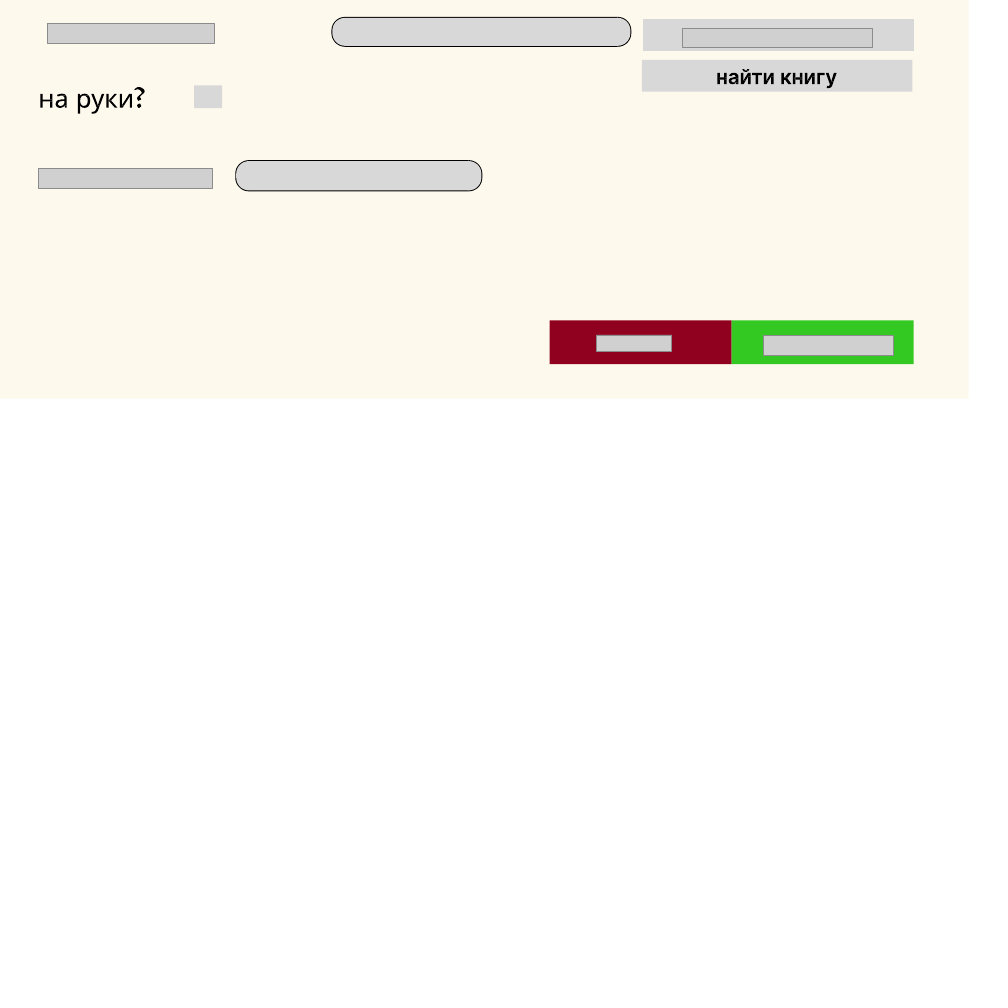
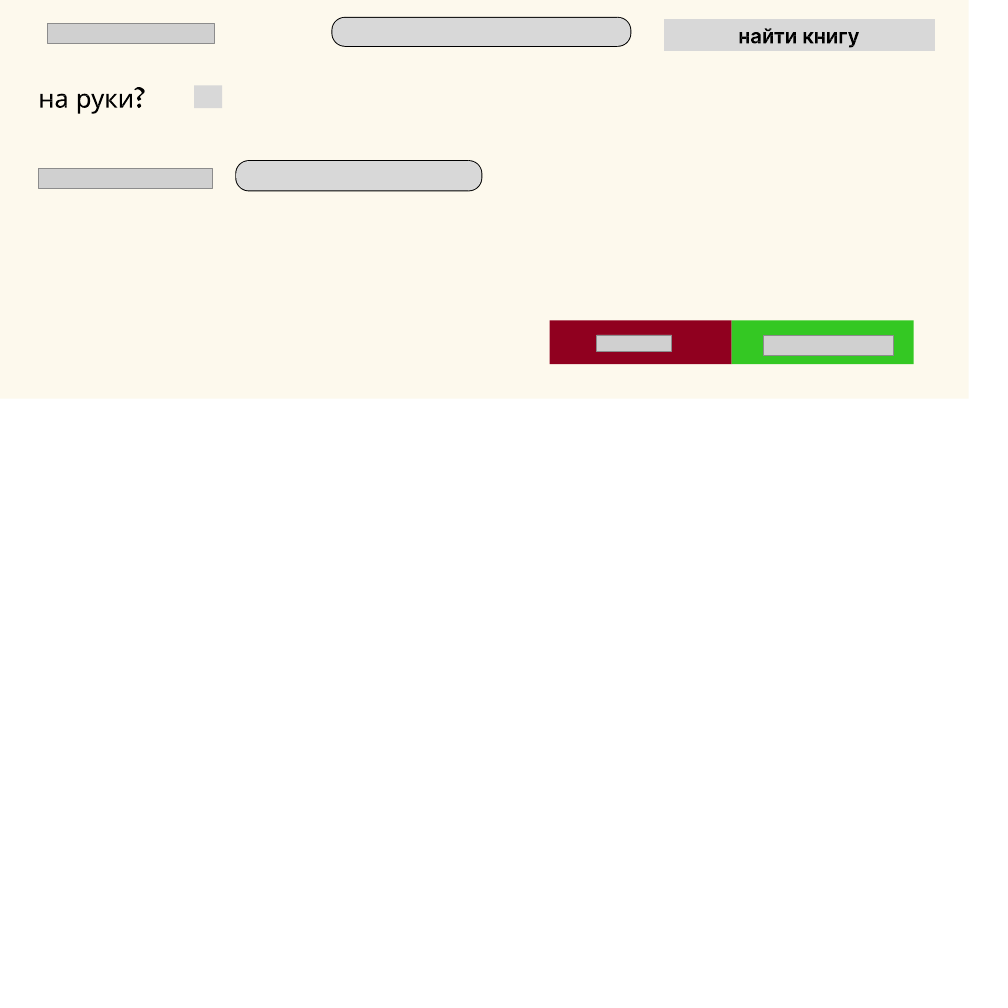
Before and after one commit to mmonastyrskiy/5_sem, a slide deck: slide 10 of Стандартизация/Design/all.pptx. Drawn at 1008x1008 pixels with LibreOffice and Linux fonts; fonts in the diff are those of the drawing; grey boxes stand for pictures. Boxes give left, top, right and bottom in pixels: in the first picture for what was removed or moved away, otherwise in the second. Text is boxed around its words. In the diff, an @@ line names an element or a change of style, - is before the commit and + after.

```diff
--- a/Стандартизация/Design/all.pptx
+++ b/Стандартизация/Design/all.pptx
@@ freeform shape: place and size @@
-freeform shape at box(643, 19, 914, 51)
+freeform shape at box(664, 19, 935, 51)
@@ picture removed at box(683, 28, 872, 47) @@
@@ freeform shape: place and size @@
-freeform shape at box(717, 69, 837, 88)
+freeform shape at box(739, 28, 859, 48)
@@ freeform shape removed at box(642, 60, 912, 92) @@
```
Also in this commit, not shown: 1 other slide changed, 3 slides added, 6 other files.
